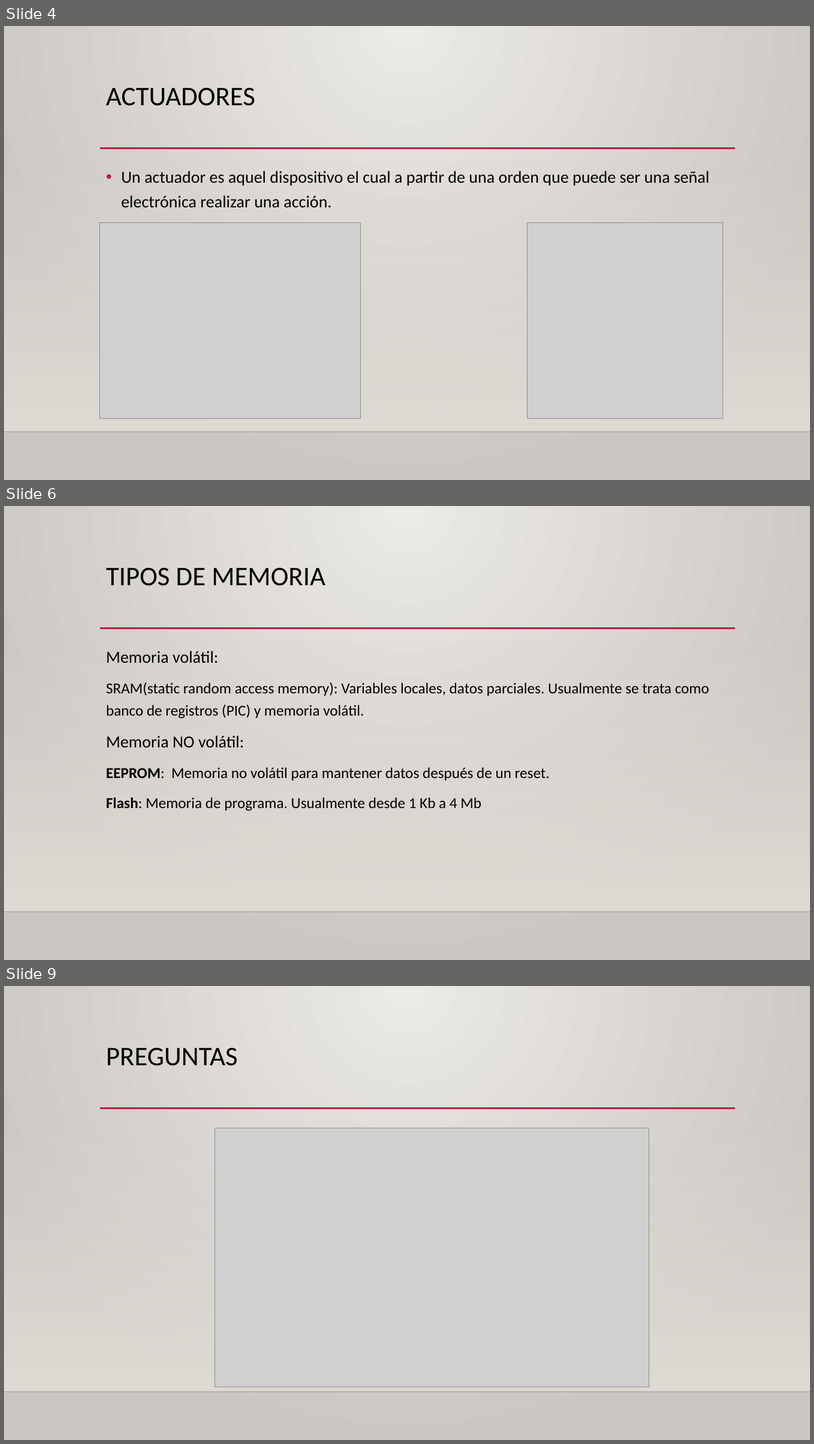
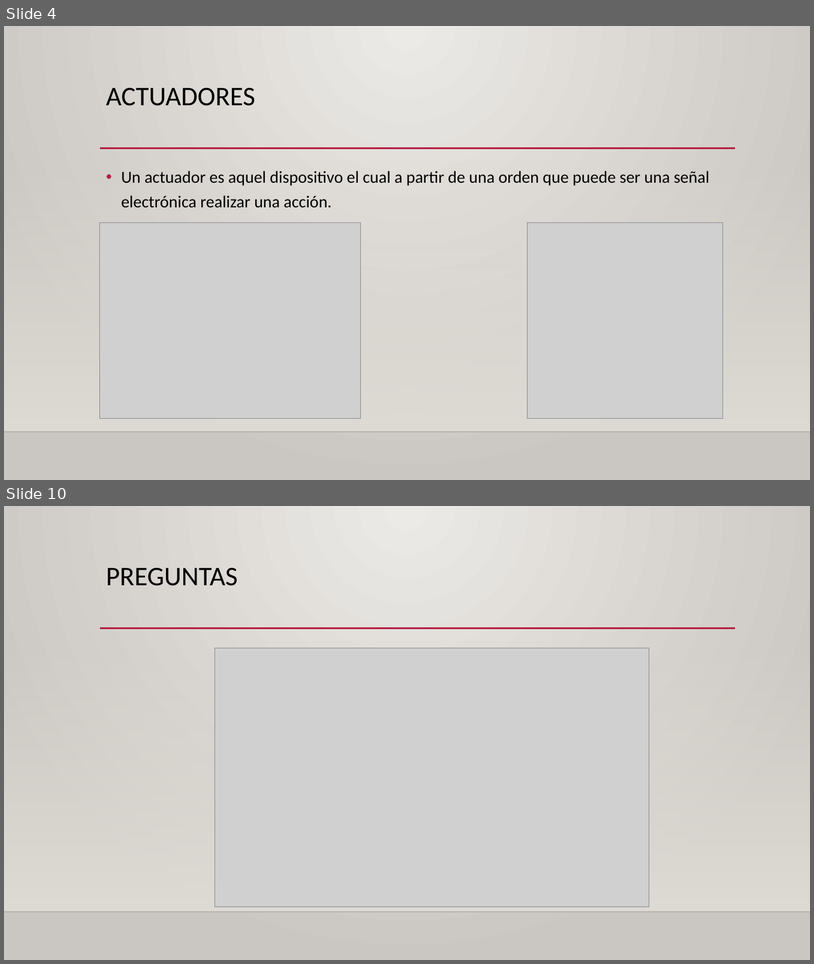
Before and after one commit to miguel5612/01_Curso_Arduino_2019_0_A_100, a slide deck: 02_Viernes30_08_2019/Clase_3.pptx. Shown one above the other, each under a label of ours: slides 4, 6 and 9 before the commit, slides 4 and 10 after it; the slides between them are not shown. The pictures are 814x1444 and 814x964 pixels, drawn with LibreOffice and Linux fonts; fonts in the diff are those of the drawing; grey boxes stand for pictures; background and template pictures are left out. Boxes give left, top, right and bottom in pixels: in the first picture for what was removed or moved away, otherwise in the second. Text is boxed around its words. In the diff, an @@ line names an element or a change of style, - is before the commit and + after.

```diff
--- a/02_Viernes30_08_2019/Clase_3.pptx
+++ b/02_Viernes30_08_2019/Clase_3.pptx
@@ slide 6 removed at [4,506,810,960], background gradient #ECEAE7 to #CAC7C1; not listed: 3 template elements that a slide beside it also shows @@
@@ title removed at [106,568,326,586] @@
-TIPOS DE MEMORIA
@@ text removed at [106,651,710,811] @@
-Memoria volátil:
-SRAM(static random access memory): Variables locales, datos parciales. Usualmente se trata como banco de registros (PIC) y memoria volátil.
-Memoria NO volátil:
-EEPROM: Memoria no volátil para mantener datos después de un reset.
-Flash: Memoria de programa. Usualmente desde 1 Kb a 4 Mb
@@ what was slide 9 is now slide 10 @@
```
Also in this commit, not shown: 2 slides changed, 4 slides added, 2 other slides removed, 12 other files.
